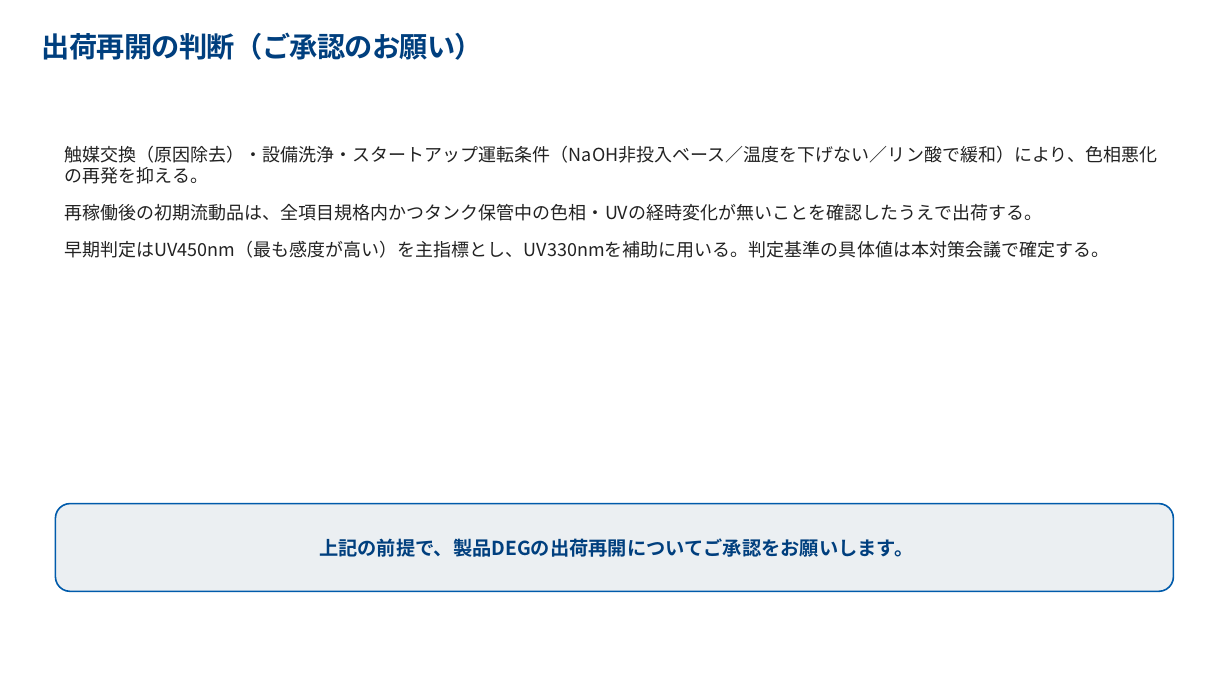
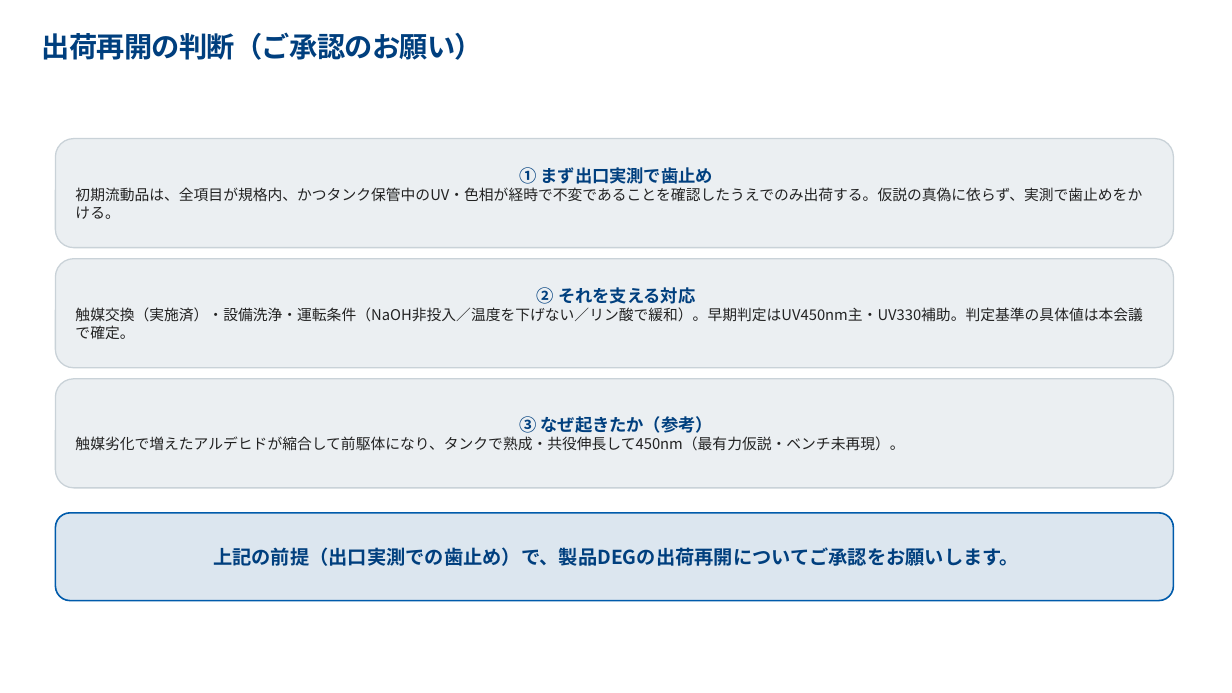
Before and after one commit to hiraoyosa-sys/Base, a slide deck: slide 13 of outputs/製品DEG色相悪化_対策会議.pptx (slide 12 before the commit). Drawn at 1232x693 pixels with LibreOffice and Linux fonts; fonts in the diff are those of the drawing. Boxes give left, top, right and bottom in pixels: in the first picture for what was removed or moved away, otherwise in the second. Text is boxed around its words. In the diff, an @@ line names an element or a change of style, - is before the commit and + after.

```diff
--- a/outputs/製品DEG色相悪化_対策会議.pptx
+++ b/outputs/製品DEG色相悪化_対策会議.pptx
@@ rounded rectangle "① まず出口実測で歯止め" resized from (x1=64, y1=146, x2=1157, y2=258) to (x1=55, y1=139, x2=1174, y2=248) @@
@@ rounded rectangle "① まず出口実測で歯止め" at (x1=55, y1=139, x2=1174, y2=248): vertical alignment top to middle; fill none to #EBEFF2; outline none to #C9D2D8 1 pt @@
@@ text in rounded rectangle at (x1=75, y1=167, x2=1142, y2=219): text changed; size 14 to 11.5 pt @@
-触媒交換（原因除去）・設備洗浄・スタートアップ運転条件（NaOH非投入ベース／温度を下げない／リン酸で緩和）により、色相悪化の再発を抑える。
-再稼働後の初期流動品は、全項目規格内かつタンク保管中の色相・UVの経時変化が無いことを確認したうえで出荷する。
-早期判定はUV450nm（最も感度が高い）を主指標とし、UV330nmを補助に用いる。判定基準の具体値は本対策会議で確定する。
+① まず出口実測で歯止め
+初期流動品は、全項目が規格内、かつタンク保管中のUV・色相が経時で不変であることを確認したうえでのみ出荷する。仮説の真偽に依らず、実測で歯止めをかける。
@@ rounded rectangle added at (x1=55, y1=259, x2=1174, y2=368), fill #EBEFF2, outline #C9D2D8 1 pt, 11.5 pt, text #222222 @@
+② それを支える対応
+触媒交換（実施済）・設備洗浄・運転条件（NaOH非投入／温度を下げない／リン酸で緩和）。早期判定はUV450nm主・UV330補助。判定基準の具体値は本会議で確定。
@@ rounded rectangle added at (x1=55, y1=379, x2=1174, y2=488), fill #EBEFF2, outline #C9D2D8 1 pt, 11.5 pt, text #222222 @@
+③ なぜ起きたか（参考）
+触媒劣化で増えたアルデヒドが縮合して前駆体になり、タンクで熟成・共役伸長して450nm（最有力仮説・ベンチ未再現）。
@@ rounded rectangle "上記の前提（出口実測での歯止め）で、製品DEGの出荷再開についてご承認をお願いします。" moved from (x1=55, y1=504, x2=1174, y2=592) to (x1=55, y1=513, x2=1174, y2=601) @@
@@ rounded rectangle "上記の前提（出口実測での歯止め）で、製品DEGの出荷再開についてご承認をお願いします。" at (x1=55, y1=513, x2=1174, y2=601): fill #EBEFF2 to #DCE6EF @@
@@ text in rounded rectangle at (x1=213, y1=547, x2=1019, y2=566): text changed @@
-上記の前提で、製品DEGの出荷再開についてご承認をお願いします。
+上記の前提（出口実測での歯止め）で、製品DEGの出荷再開についてご承認をお願いします。
```
Also in this commit, not shown: 4 other slides changed, 1 slide added, 4 other files.
